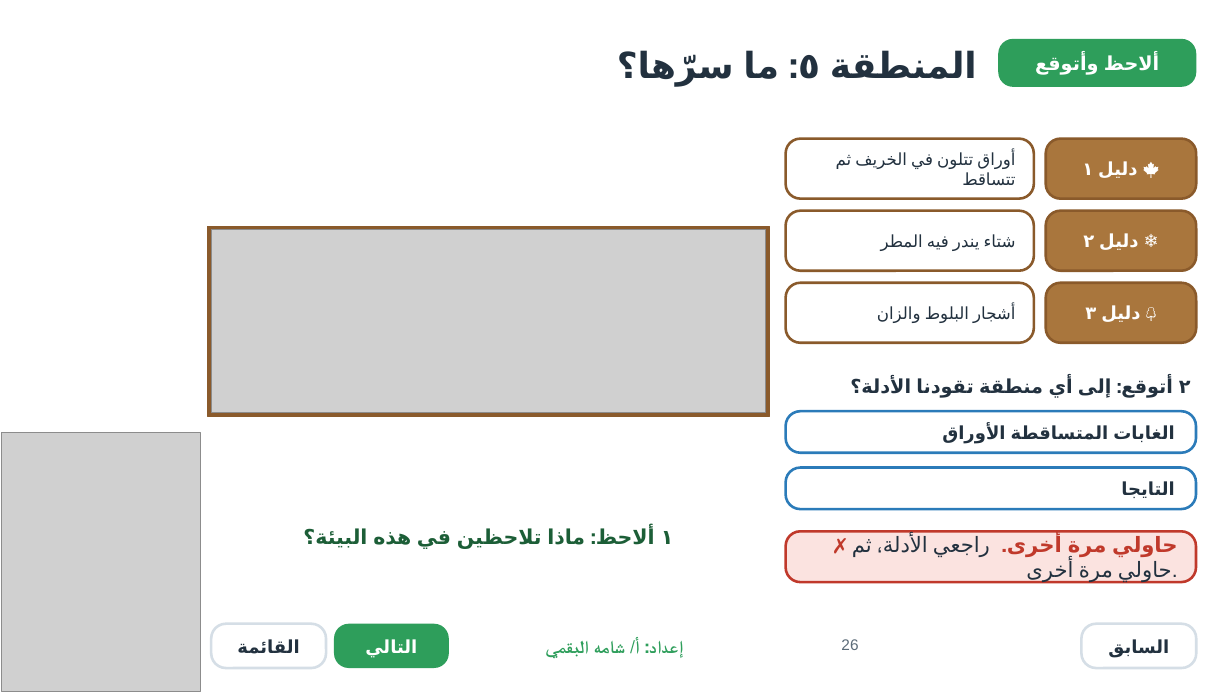
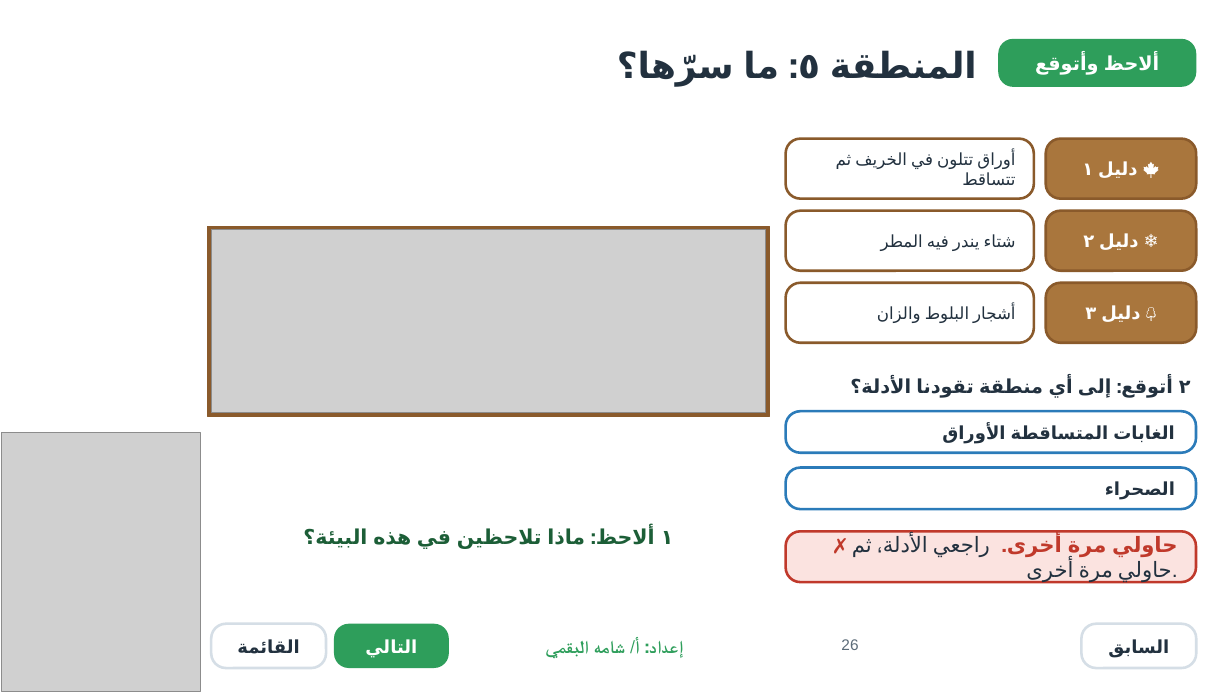
Before and after one commit to ShamahScience/Scienceshamah, a slide deck: slide 26 of biomes/رحلة-الاستكشاف-تفاعلي.pptx. Drawn at 1232x693 pixels with LibreOffice and Linux fonts; fonts in the diff are those of the drawing; grey boxes stand for pictures; background and template pictures are left out. Boxes give left, top, right and bottom in pixels: in the first picture for what was removed or moved away, otherwise in the second. Text is boxed around its words. In the diff, an @@ line names an element or a change of style, - is before the commit and + after.

```diff
--- a/biomes/رحلة-الاستكشاف-تفاعلي.pptx
+++ b/biomes/رحلة-الاستكشاف-تفاعلي.pptx
@@ text in rounded rectangle at [1105, 481, 1175, 500]: text changed @@
-التايجا
+الصحراء
```
Also in this commit, not shown: 13 other slides changed, 2 slides removed.
